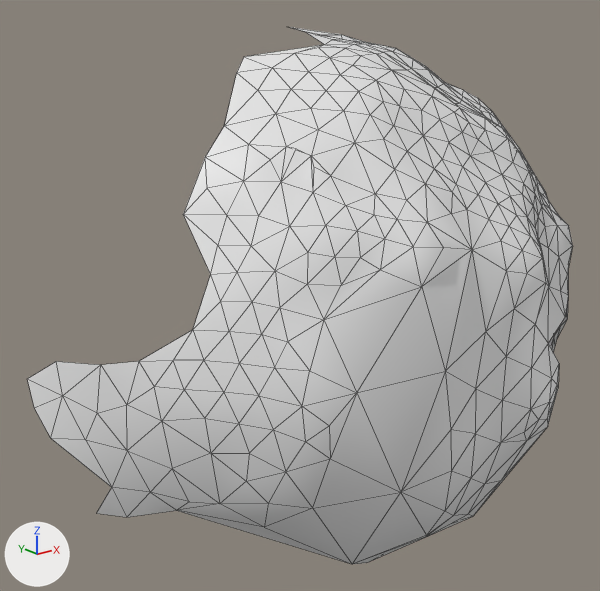
Renders of the OBJ model res/final/onecam_fullvolume/cleanedup/FullVolium.000145.obj from each side of a commit.
One viewpoint serves both versions: a 50 mm lens placed at (-677.9, 494.7, -120.7), pointed at (-549.6, 655.0, -184.9). The lights are fixed; the arrows at lower left show +X, +Y and +Z. Mesh edges are drawn as thin lines. Where no turn or scale is listed for an object, it has been applied to the vertices.

In view in the first picture: 'FullVolium.000145'.
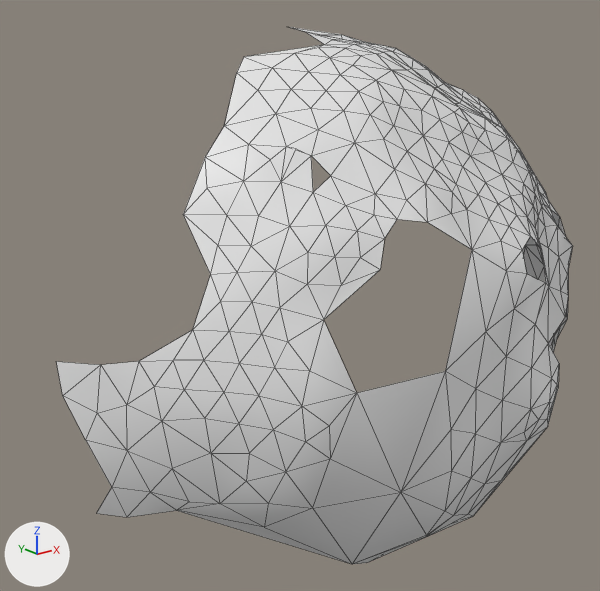
Changed parts and their boxes [x1, y1, x2, y2] in the pictures (600 x 591 px):
'FullVolium.000145', reshaped: before [27, 27, 573, 564]; after [56, 27, 573, 564]
part 1 of me_fullvolium_000145, deleted: before [27, 362, 111, 487]
part 2 of me_fullvolium_000145, deleted: before [311, 156, 573, 393]

What changed in the scene script:
```text
Change me_fullvolium_000145:
    used by ob_fullvolium_000145; location = (0.0, 0.0, 0.0)
    verts and faces of me_fullvolium_000145; kept vertices keep their numbers, new ones are numbered from 377
    before: 45 (-611.0, 655.0, -207.0) at pixel (85, 440), 47 (-616.0, 661.0, -207.0) at pixel (50, 438), 48 (-618.0, 665.0, -200.0) at pixel (34, 407), 49 (-618.0, 667.0, -194.0) at pixel (27, 378), 50 (-613.0, 660.0, -197.0) at pixel (62, 395)
    before: 51 (-613.0, 662.0, -190.0) at pixel (56, 361), 53 (-607.0, 652.0, -218.0) at pixel (111, 487)
    remove me_fullvolium_000145.from_pydata(...)  # 377 vertices, 706 faces; spans x -618.0..-461.0, y 601.0..690.0, z -256.0..-118.0
    add me_fullvolium_000145.from_pydata(...)  # 368 vertices, 676 faces; spans x -613.0..-461.0, y 601.0..690.0, z -256.0..-118.0
    me_fullvolium_000145 part 1
    add delete_vertices([47, 48, 49])  # with the faces that use them
    me_fullvolium_000145 part 2
    6 vertices are removed from x -570.0..-492.0, y 603.0..625.0, z -169.0..-146.0
    25 faces are deleted
```
